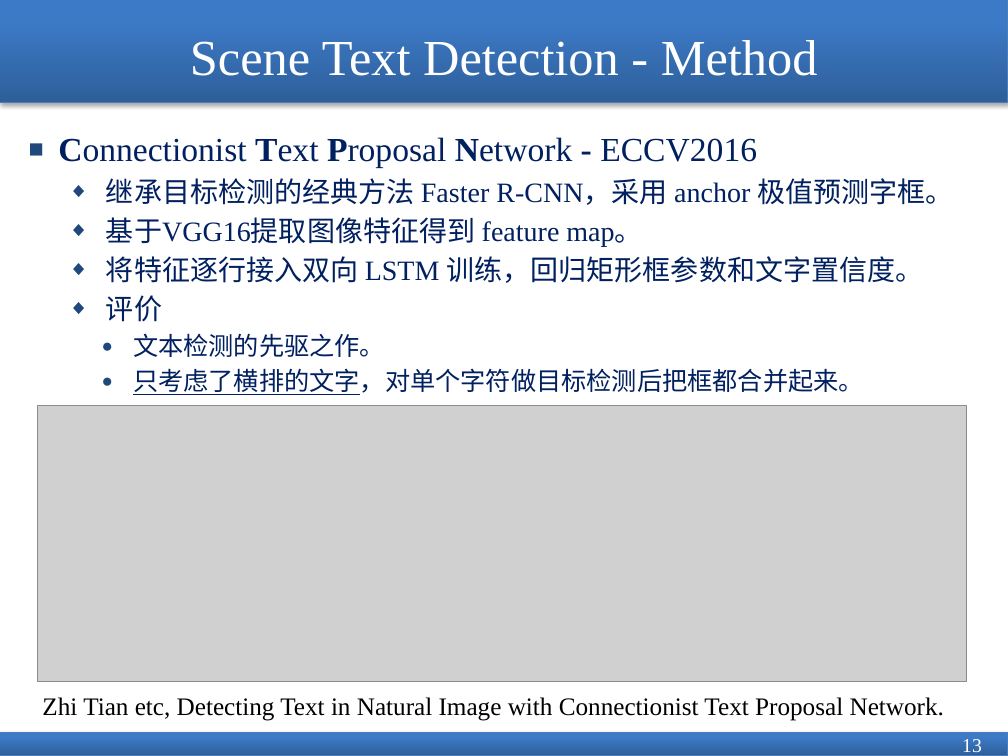
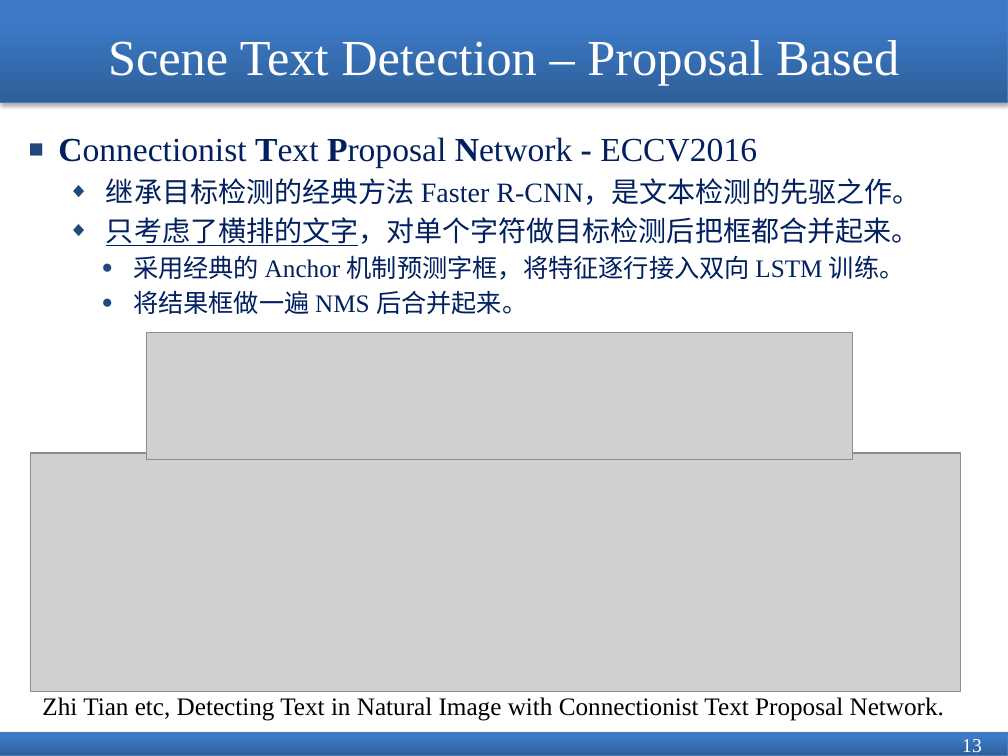
Before and after one commit to jiangshibiao/Paper-Learning, a slide deck: slide 13 of Document Analysis.pptx. Drawn at 1008x756 pixels with LibreOffice and Linux fonts; fonts in the diff are those of the drawing; grey boxes stand for pictures. Boxes give left, top, right and bottom in pixels: in the first picture for what was removed or moved away, otherwise in the second. Text is boxed around its words. In the diff, an @@ line names an element or a change of style, - is before the commit and + after.

Commit message:
add Mask TextSpotter

```diff
--- a/Document Analysis.pptx
+++ b/Document Analysis.pptx
@@ title at box(108, 40, 899, 85): text changed @@
-Scene Text Detection - Method
+Scene Text Detection – Proposal Based
@@ text at box(106, 178, 920, 205): text changed @@
-  ◆ 继承目标检测的经典方法 Faster R-CNN，采用 anchor 极值预测字框。
-  ◆ 基于VGG16提取图像特征得到 feature map。
-  ◆ 将特征逐行接入双向 LSTM 训练，回归矩形框参数和文字置信度。
-  ◆ 评价
-    ● 文本检测的先驱之作。
+  ◆ 继承目标检测的经典方法 Faster R-CNN，是文本检测的先驱之作。
@@ text at box(106, 217, 919, 246): size 18 to 20 pt in "只考虑了横排的文字，对单个字符做目标检测后把框都合并起来。"; bullet ● to ◆; list level 3 to 2 in "只考虑了横排的文字，对单个字符做目标检测后把框都合并起来。" @@
@@ text at box(133, 255, 905, 314): paragraphs added @@
+    ● 采用经典的 Anchor 机制预测字框，将特征逐行接入双向 LSTM 训练。
+    ● 将结果框做一遍 NMS 后合并起来。
@@ picture added at box(146, 333, 853, 460) @@
@@ picture: place and size @@
-picture at box(37, 406, 967, 682)
+picture at box(31, 453, 961, 691)
```
Also in this commit, not shown: 2 other slides changed, 1 slide added, 3 other files.
